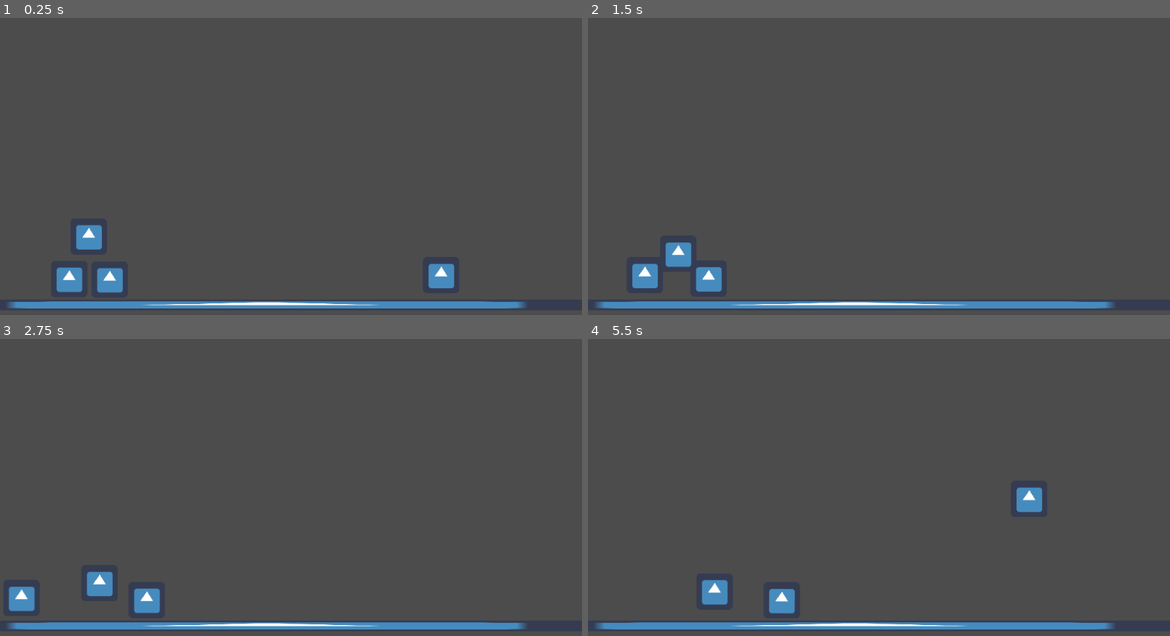
Above: before the commit, frames 1-4 (two rows, left to right).
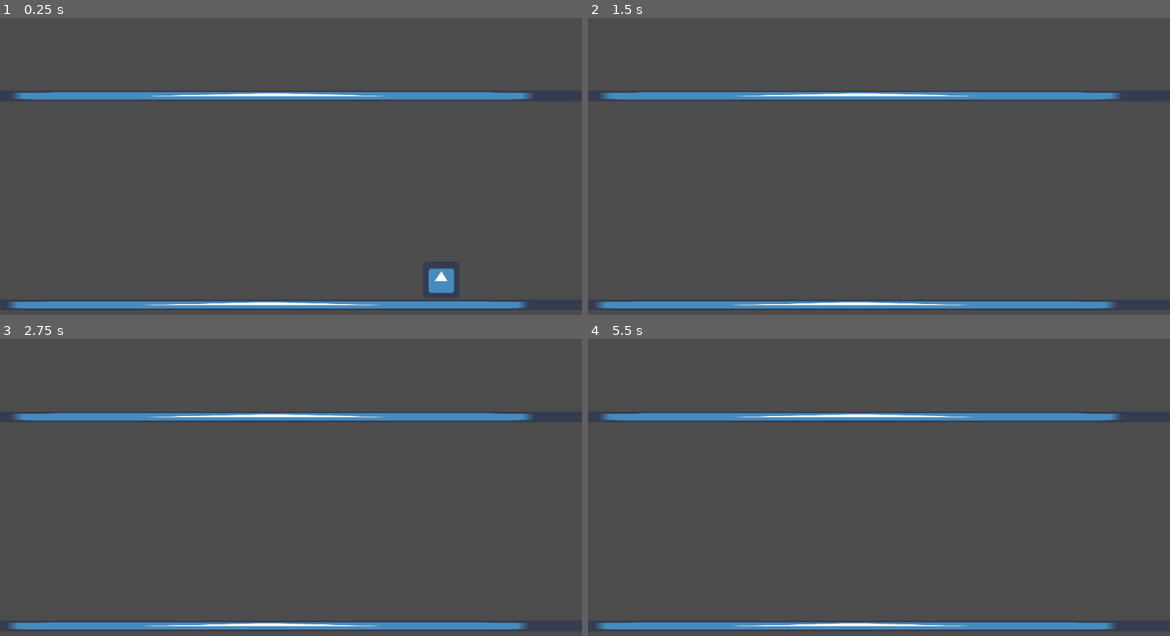
Above: after the commit, the same moments.

Repository: grabowskiArtur/gry_UJ
Game: Godot game, scene res://main.tscn
Same seed, same stepped clock (60 frames per second), same inputs: the game is played once before the commit and once after it. The engine's default icon, where the game draws it, is replaced by a stand-in: a white triangle on a blue panel in a dark square.
Inputs:
- Up to frame 1 (0.25 s): no input
- Up to frame 2 (1.5 s): tap Enter (ui_accept) at 0.5, 0.6, 0.77, 1.07, 1.35 s; hold Right 0.53-1.28 s; hold Down from 1.28 s (still down)
- Up to frame 3 (2.75 s): tap Enter (ui_accept) at 1.52, 1.82, 2.1 s; release Down at 2.03 s; hold Right from 2.03 s (still down)
- Up to frame 4 (5.5 s): release Right at 2.78 s; hold Up 2.78-3.53 s; tap Enter (ui_accept) at 2.85, 3.02, 3.32, 3.6, 3.77, 4.07, 4.35, 4.52, 4.82, 5.1 s; hold Left 3.53-5.03 s; hold Down from 5.03 s (still down)

The runs differ from the first frame. In frame 1, 3.7% of the frame differs, in the area x 2-92%, y 24-93%; in frame 2, 3.5%; in frame 3, 3.5%; in frame 4, 3.5%.

Commit message:
Grawitacja i rotacja "dziala"

Diff:
--- a/Scripts/main.gd
+++ b/Scripts/main.gd
@@ -1,13 +1,15 @@
-extends Node
+extends Node2D
 
-# class member variables go here, for example:
-# var a = 2
-# var b = "textvar"
-
+var gravity_vector = Vector2(0,1)
 func _ready():
 	# Called every time the node is added to the scene.
 	# Initialization here
 	pass
+func _process(delta):
+	if( Input.is_action_just_released("ui_accept") ):
+		globals.gravity *= -1
+
+		Physics2DServer.area_set_param(get_world_2d().space,Physics2DServer.AREA_PARAM_GRAVITY_VECTOR,globals.gravity)
 
 #func _process(delta):
 #	# Called every frame. Delta is time since last frame.
--- a/Scripts/player.gd
+++ b/Scripts/player.gd
@@ -1,8 +1,5 @@
 extends KinematicBody2D
-
-# class member variables go here, for example:
-# var a = 2
-# var b = "textvar"
+var motion = Vector2()
 
 func _ready():
 	# Called every time the node is added to the scene.
@@ -10,13 +7,17 @@
 	pass
 
 func _process(delta):
-#	position += Vector2( 1.0, 0.0 )
-	if( Input.is_key_pressed(KEY_UP) ):
-		self.move_and_collide(Vector2(0,-10))
+	motion += globals.gravity * 100
+
 	if( Input.is_key_pressed(KEY_LEFT) ):
-		self.move_and_collide(Vector2(-10,0))
+		motion +=Vector2(-100,0)
 	if( Input.is_key_pressed(KEY_RIGHT) ):
-		self.move_and_collide(Vector2(10,0))
-	if( Input.is_key_pressed(KEY_DOWN) ):
-		self.move_and_collide(Vector2(0,10))
+		motion +=Vector2(100,0)
+	if( Input.is_action_just_released("ui_accept") ):
+		#var input = Input
+
+		self.rotate(PI)
+		print("rotate")
+
+	move_and_slide(motion)
 	pass
--- /dev/null
+++ b/globals.gd
@@ -0,0 +1,13 @@
+extends Node
+
+var gravity = Vector2(0,1)
+
+func _ready():
+	# Called every time the node is added to the scene.
+	# Initialization here
+	pass
+
+#func _process(delta):
+#	# Called every frame. Delta is time since last frame.
+#	# Update game logic here.
+#	pass
--- a/main.tscn
+++ b/main.tscn
@@ -15,9 +15,12 @@
 custom_solver_bias = 0.0
 extents = Vector2( 1000, 10 )
 
-[node name="main" type="Node" index="0"]
+[node name="main" type="Node2D" index="0"]
 
 script = ExtResource( 1 )
+__meta__ = {
+"_edit_lock_": true
+}
 
 [node name="player" type="KinematicBody2D" parent="." index="0"]
 
@@ -39,10 +42,11 @@
 [node name="CollisionShape2D" type="CollisionShape2D" parent="player" index="1"]
 
 shape = SubResource( 1 )
+_sections_unfolded = [ "Material", "Transform", "Visibility", "Z Index" ]
 
 [node name="floor" type="StaticBody2D" parent="." index="1"]
 
-position = Vector2( 459.212, 506.446 )
+position = Vector2( 460.882, 506.446 )
 input_pickable = false
 collision_layer = 1
 collision_mask = 1
@@ -67,14 +71,41 @@
 "_edit_lock_": true
 }
 
-[node name="box" parent="." index="2" instance=ExtResource( 4 )]
+[node name="floor2" type="StaticBody2D" parent="." index="2"]
 
-position = Vector2( 121.722, 457.876 )
+position = Vector2( 469.233, 137.336 )
+input_pickable = false
+collision_layer = 1
+collision_mask = 1
+constant_linear_velocity = Vector2( 0, 0 )
+constant_angular_velocity = 0.0
+friction = 0.0
+bounce = 1.0
 
-[node name="box2" parent="." index="3" instance=ExtResource( 4 )]
+[node name="Sprite" type="Sprite" parent="floor2" index="0"]
 
-position = Vector2( 192.931, 461.56 )
+scale = Vector2( 20, 0.3 )
+texture = ExtResource( 3 )
+_sections_unfolded = [ "Transform" ]
+__meta__ = {
+"_edit_lock_": true
+}
 
-[node name="box3" parent="." index="4" instance=ExtResource( 4 )]
+[node name="CollisionShape2D" type="CollisionShape2D" parent="floor2" index="1"]
 
-position = Vector2( 156.099, 382.984 )
+shape = SubResource( 2 )
+__meta__ = {
+"_edit_lock_": true
+}
+
+[node name="box" parent="." index="3" instance=ExtResource( 4 )]
+
+position = Vector2( -324.217, 153.903 )
+
+[node name="box2" parent="." index="4" instance=ExtResource( 4 )]
+
+position = Vector2( -293.092, 246.106 )
+
+[node name="box3" parent="." index="5" instance=ExtResource( 4 )]
+
+position = Vector2( -218.022, 150.829 )
--- a/project.godot
+++ b/project.godot
@@ -14,6 +14,15 @@
 run/main_scene="res://main.tscn"
 config/icon="res://icon.png"
 
+[autoload]
+
+globals="*res://globals.gd"
+
+[input]
+
+odwrocenie=[ Object(InputEventKey,"resource_local_to_scene":false,"resource_name":"","device":0,"alt":false,"shift":false,"control":false,"meta":false,"command":false,"pressed":false,"scancode":32,"unicode":0,"echo":false,"script":null)
+ ]
+
 [rendering]
 
 environment/default_environment="res://default_env.tres"
